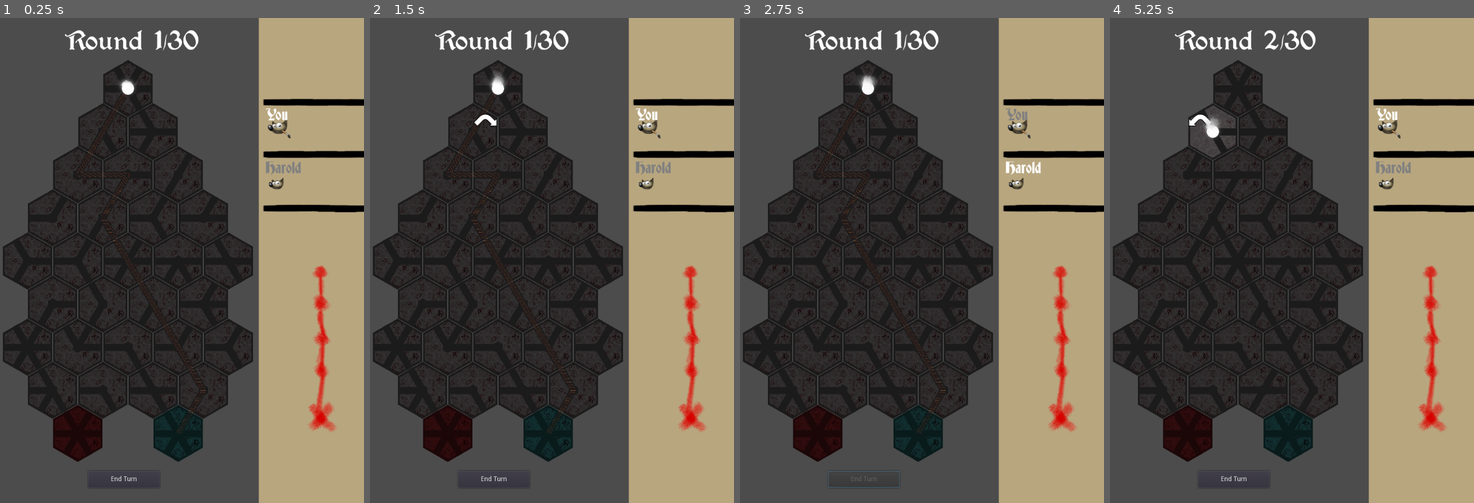
Above: before the commit, frames 1-4 (left to right).
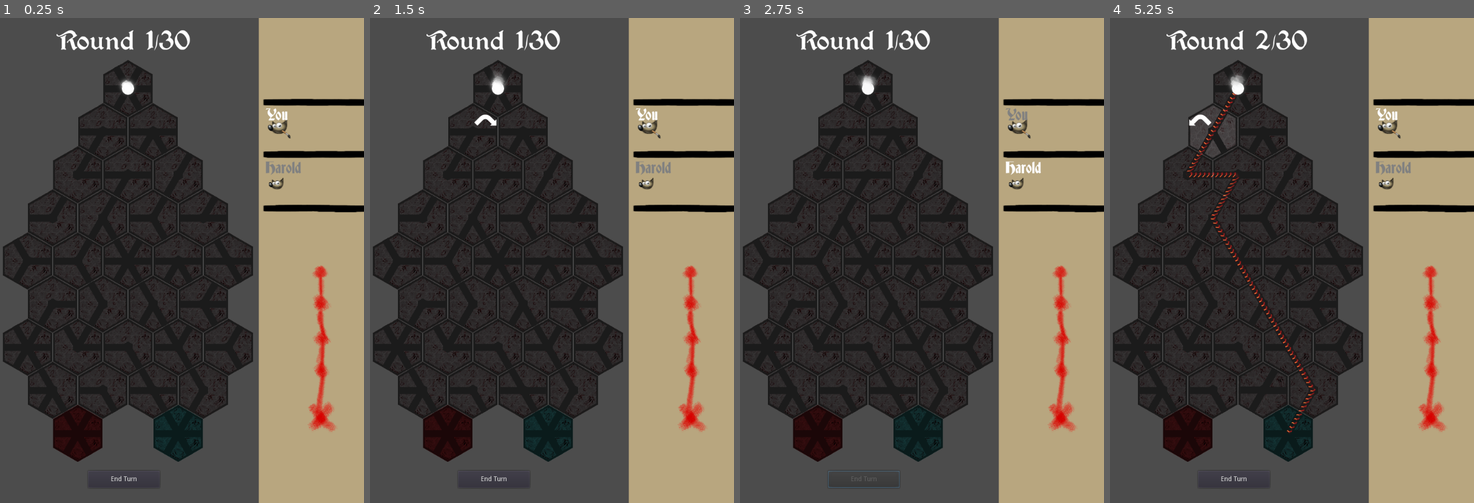
Above: after the commit, the same moments.

Repository: ollie-d/soul_weaver_LD53
Game: Godot game, scene res://Scenes/Levels/BaseLevel.tscn
The game is run twice, just before and just after one commit, with the same random seed, the same clock (stepped at 60 frames per second) and the same inputs.
Inputs (mouse positions are in pixels of both pictures, inside the frame that each line leads up to):
- Up to frame 1 (0.25 s): no input
- Up to frame 2 (1.5 s): click (461, 129) at 0.52 s; click (486, 129) at 1.27 s
- Up to frame 3 (2.75 s): click "End Turn" at 2 s
- Up to frame 4 (5.25 s): tap Enter at 2.75 s; click (1201, 129) at 5.02 s

The runs differ from the first frame. In frame 1, 1.1% of the frame differs, in the area x 15-57%, y 2-86%; in frame 2, 1.1%; in frame 3, 1.1%; in frame 4, 1.9%.

Commit message:
Web export works
Only thing I had to get rid of was the shader on my texture button arrows. Not sure why they don't work, but easy fix.

Diff:
--- a/Godot/Scenes/Levels/BaseLevel.tscn
+++ b/Godot/Scenes/Levels/BaseLevel.tscn
@@ -10,7 +10,15 @@
 [ext_resource path="res://Assets/Fonts/Deutsch.ttf" type="DynamicFontData" id=8]
 [ext_resource path="res://Assets/Fonts/RobotoSlab-VariableFont_wght.ttf" type="DynamicFontData" id=9]
 [ext_resource path="res://Scenes/Levels/Level01.gd" type="Script" id=10]
-[ext_resource path="res://Assets/Sprites/line_tex.png" type="Texture" id=11]
+[ext_resource path="res://Assets/Sprites/line_animation/line_004.png" type="Texture" id=11]
+[ext_resource path="res://Assets/Sprites/line_animation/line_005.png" type="Texture" id=13]
+[ext_resource path="res://Assets/Sprites/line_animation/line_007.png" type="Texture" id=15]
+[ext_resource path="res://Assets/Sprites/line_animation/line_006.png" type="Texture" id=16]
+[ext_resource path="res://Assets/Sprites/line_animation/line_008.png" type="Texture" id=17]
+[ext_resource path="res://Assets/Sprites/line_animation/line_001.png" type="Texture" id=21]
+[ext_resource path="res://Assets/Sprites/line_animation/line_000.png" type="Texture" id=22]
+[ext_resource path="res://Assets/Sprites/line_animation/line_002.png" type="Texture" id=23]
+[ext_resource path="res://Assets/Sprites/line_animation/line_003.png" type="Texture" id=24]
 
 [sub_resource type="DynamicFont" id=1]
 size = 64
@@ -27,6 +35,38 @@
 [sub_resource type="CanvasItemMaterial" id=4]
 blend_mode = 1
 
+[sub_resource type="AnimatedTexture" id=5]
+flags = 6
+frames = 14
+fps = 15.0
+frame_0/texture = ExtResource( 22 )
+frame_1/texture = ExtResource( 21 )
+frame_1/delay_sec = 0.0
+frame_2/texture = ExtResource( 23 )
+frame_2/delay_sec = 0.0
+frame_3/texture = ExtResource( 24 )
+frame_3/delay_sec = 0.0
+frame_4/texture = ExtResource( 11 )
+frame_4/delay_sec = 0.0
+frame_5/texture = ExtResource( 13 )
+frame_5/delay_sec = 0.0
+frame_6/texture = ExtResource( 16 )
+frame_6/delay_sec = 0.0
+frame_7/texture = ExtResource( 15 )
+frame_7/delay_sec = 0.0
+frame_8/texture = ExtResource( 17 )
+frame_8/delay_sec = 0.0
+frame_9/texture = ExtResource( 15 )
+frame_9/delay_sec = 0.0
+frame_10/texture = ExtResource( 16 )
+frame_10/delay_sec = 0.0
+frame_11/texture = ExtResource( 13 )
+frame_11/delay_sec = 0.0
+frame_12/texture = ExtResource( 24 )
+frame_12/delay_sec = 0.0
+frame_13/texture = ExtResource( 23 )
+frame_13/delay_sec = 0.0
+
 [node name="Level" type="Node2D"]
 script = ExtResource( 10 )
 
@@ -40,8 +80,8 @@
 
 [node name="R1_00" parent="Board" instance=ExtResource( 2 )]
 position = Vector2( 460, 208 )
-path_90 = false
-path_270 = false
+path_30 = false
+path_150 = false
 path_330 = false
 tile_type = "Neutral"
 layer = 1
@@ -50,7 +90,7 @@
 [node name="R1_01" parent="Board" instance=ExtResource( 2 )]
 position = Vector2( 566, 208 )
 path_30 = false
-path_150 = false
+path_330 = false
 tile_type = "Neutral"
 layer = 1
 can_rotate = true
@@ -315,12 +355,12 @@
 [node name="Label" type="Label" parent="."]
 anchor_left = 0.5
 anchor_right = 0.5
-margin_left = 137.0
+margin_left = 119.0
 margin_top = 10.0
-margin_right = 361.0
+margin_right = 422.0
 margin_bottom = 82.0
 custom_fonts/font = SubResource( 1 )
-text = "Round 0"
+text = "Round 0/30"
 
 [node name="Turn" type="Sprite" parent="."]
 position = Vector2( 669, 512 )
@@ -370,12 +410,11 @@
 one_shot = true
 
 [node name="Line2D" type="Line2D" parent="."]
-modulate = Color( 1, 1, 1, 0.403922 )
 material = SubResource( 4 )
 position = Vector2( 104, 50 )
 points = PoolVector2Array( 5, 11, -22, 32, -24, 51 )
 default_color = Color( 1, 1, 1, 1 )
-texture = ExtResource( 11 )
+texture = SubResource( 5 )
 texture_mode = 1
 
 [node name="TurnTimer" type="Timer" parent="."]
--- a/Godot/Scenes/Levels/Test.tscn
+++ b/Godot/Scenes/Levels/Test.tscn
@@ -1,31 +1,16 @@
-[gd_scene load_steps=5 format=2]
+[gd_scene load_steps=4 format=2]
 
-[ext_resource path="res://Scenes/Board.tscn" type="PackedScene" id=1]
-[ext_resource path="res://Scenes/Tile.tscn" type="PackedScene" id=2]
-[ext_resource path="res://Scenes/PathFinder.gd" type="Script" id=3]
-[ext_resource path="res://Scenes/Soul.tscn" type="PackedScene" id=4]
+[ext_resource path="res://Assets/Sprites/arrow_right.png" type="Texture" id=1]
+[ext_resource path="res://Assets/Sprites/arrow_right_pressed.png" type="Texture" id=2]
+[ext_resource path="res://Assets/Sprites/arrow_right_normal.png" type="Texture" id=3]
 
 [node name="Level" type="Node2D"]
 
-[node name="Board" parent="." instance=ExtResource( 1 )]
-script = ExtResource( 3 )
-
-[node name="Start" parent="Board" instance=ExtResource( 2 )]
-position = Vector2( 513, 117 )
-path_90 = false
-path_150 = false
-path_210 = false
-path_270 = false
-path_330 = false
-
-[node name="R1_00" parent="Board" instance=ExtResource( 2 )]
-position = Vector2( 460, 208 )
-path_90 = false
-path_150 = false
-path_210 = false
-path_270 = false
-path_330 = false
-
-[node name="Soul" parent="Board" instance=ExtResource( 4 )]
-position = Vector2( 513, 117 )
-scale = Vector2( 0.4, 0.4 )
+[node name="TextureButton" type="TextureButton" parent="."]
+margin_left = 70.0
+margin_top = 35.0
+margin_right = 147.0
+margin_bottom = 104.0
+texture_normal = ExtResource( 1 )
+texture_pressed = ExtResource( 2 )
+texture_hover = ExtResource( 3 )
--- a/Godot/Scenes/Tile.tscn
+++ b/Godot/Scenes/Tile.tscn
@@ -11,150 +11,6 @@
 
 [sub_resource type="CircleShape2D" id=2]
 radius = 77.2714
-
-[sub_resource type="Shader" id=3]
-code = "shader_type canvas_item;
-
-uniform vec4 color : hint_color = vec4(0.0, 0.0, 0.0, 1.0);
-uniform float width : hint_range(0, 10) = 1.0;
-uniform int pattern : hint_range(0, 2) = 0; // diamond, circle, square
-uniform bool inside = false;
-uniform bool add_margins = true; // only useful when inside is false
-
-void vertex() {
-	if (add_margins) {
-		VERTEX += (UV * 2.0 - 1.0) * width;
-	}
-}
-
-bool hasContraryNeighbour(vec2 uv, vec2 texture_pixel_size, sampler2D texture) {
-	for (float i = -ceil(width); i <= ceil(width); i++) {
-		float x = abs(i) > width ? width * sign(i) : i;
-		float offset;
-
-		if (pattern == 0) {
-			offset = width - abs(x);
-		} else if (pattern == 1) {
-			offset = floor(sqrt(pow(width + 0.5, 2) - x * x));
-		} else if (pattern == 2) {
-			offset = width;
-		}
-
-		for (float j = -ceil(offset); j <= ceil(offset); j++) {
-			float y = abs(j) > offset ? offset * sign(j) : j;
-			vec2 xy = uv + texture_pixel_size * vec2(x, y);
-
-			if ((xy != clamp(xy, vec2(0.0), vec2(1.0)) || texture(texture, xy).a == 0.0) == inside) {
-				return true;
-			}
-		}
-	}
-
-	return false;
-}
-
-void fragment() {
-	vec2 uv = UV;
-
-	if (add_margins) {
-		vec2 texture_pixel_size = vec2(1.0) / (vec2(1.0) / TEXTURE_PIXEL_SIZE + vec2(width * 2.0));
-
-		uv = (uv - texture_pixel_size * width) * TEXTURE_PIXEL_SIZE / texture_pixel_size;
-
-		if (uv != clamp(uv, vec2(0.0), vec2(1.0))) {
-			COLOR.a = 0.0;
-		} else {
-			COLOR = texture(TEXTURE, uv);
-		}
-	} else {
-		COLOR = texture(TEXTURE, uv);
-	}
-
-	if ((COLOR.a > 0.0) == inside && hasContraryNeighbour(uv, TEXTURE_PIXEL_SIZE, TEXTURE)) {
-		COLOR.rgb = inside ? mix(COLOR.rgb, color.rgb, color.a) : color.rgb;
-		COLOR.a += (1.0 - COLOR.a) * color.a;
-	}
-}"
-
-[sub_resource type="ShaderMaterial" id=4]
-shader = SubResource( 3 )
-shader_param/color = Color( 0, 0, 0, 1 )
-shader_param/width = 1.0
-shader_param/pattern = 0
-shader_param/inside = false
-shader_param/add_margins = true
-
-[sub_resource type="Shader" id=5]
-code = "shader_type canvas_item;
-
-uniform vec4 color : hint_color = vec4(0.0, 0.0, 0.0, 1.0);
-uniform float width : hint_range(0, 10) = 1.0;
-uniform int pattern : hint_range(0, 2) = 0; // diamond, circle, square
-uniform bool inside = false;
-uniform bool add_margins = true; // only useful when inside is false
-
-void vertex() {
-	if (add_margins) {
-		VERTEX += (UV * 2.0 - 1.0) * width;
-	}
-}
-
-bool hasContraryNeighbour(vec2 uv, vec2 texture_pixel_size, sampler2D texture) {
-	for (float i = -ceil(width); i <= ceil(width); i++) {
-		float x = abs(i) > width ? width * sign(i) : i;
-		float offset;
-
-		if (pattern == 0) {
-			offset = width - abs(x);
-		} else if (pattern == 1) {
-			offset = floor(sqrt(pow(width + 0.5, 2) - x * x));
-		} else if (pattern == 2) {
-			offset = width;
-		}
-
-		for (float j = -ceil(offset); j <= ceil(offset); j++) {
-			float y = abs(j) > offset ? offset * sign(j) : j;
-			vec2 xy = uv + texture_pixel_size * vec2(x, y);
-
-			if ((xy != clamp(xy, vec2(0.0), vec2(1.0)) || texture(texture, xy).a == 0.0) == inside) {
-				return true;
-			}
-		}
-	}
-
-	return false;
-}
-
-void fragment() {
-	vec2 uv = UV;
-
-	if (add_margins) {
-		vec2 texture_pixel_size = vec2(1.0) / (vec2(1.0) / TEXTURE_PIXEL_SIZE + vec2(width * 2.0));
-
-		uv = (uv - texture_pixel_size * width) * TEXTURE_PIXEL_SIZE / texture_pixel_size;
-
-		if (uv != clamp(uv, vec2(0.0), vec2(1.0))) {
-			COLOR.a = 0.0;
-		} else {
-			COLOR = texture(TEXTURE, uv);
-		}
-	} else {
-		COLOR = texture(TEXTURE, uv);
-	}
-
-	if ((COLOR.a > 0.0) == inside && hasContraryNeighbour(uv, TEXTURE_PIXEL_SIZE, TEXTURE)) {
-		COLOR.rgb = inside ? mix(COLOR.rgb, color.rgb, color.a) : color.rgb;
-		COLOR.a += (1.0 - COLOR.a) * color.a;
-	}
-}"
-
-[sub_resource type="ShaderMaterial" id=6]
-shader = SubResource( 5 )
-shader_param/color = Color( 0, 0, 0, 1 )
-shader_param/width = 1.0
-shader_param/pattern = 0
-shader_param/inside = false
-shader_param/add_margins = true
 
 [node name="Tile" type="Node2D"]
 script = ExtResource( 2 )
@@ -200,7 +56,6 @@
 shape = SubResource( 2 )
 
 [node name="Arrow_Left" type="TextureButton" parent="."]
-material = SubResource( 4 )
 margin_left = -50.0
 margin_top = -36.0
 margin_right = -3.0
@@ -210,7 +65,6 @@
 texture_hover = ExtResource( 4 )
 
 [node name="Arrow_Right" type="TextureButton" parent="."]
-material = SubResource( 6 )
 margin_left = 3.0
 margin_top = -36.0
 margin_right = 50.0
@@ -218,6 +72,8 @@
 disabled = true
 texture_pressed = ExtResource( 9 )
 texture_hover = ExtResource( 5 )
+
+[node name="Sprite" type="Sprite" parent="."]
 
 [connection signal="turn_on" from="Hex/Path_30" to="." method="turn_on"]
 [connection signal="turn_on" from="Hex/Path_90" to="." method="turn_on"]
Binary file added: Godot/Assets/Sprites/line_animation/line_000.png
Not shown, added: Godot/Assets/Sprites/line_animation/line_000.png.import
Binary file added: Godot/Assets/Sprites/line_animation/line_001.png
Not shown, added: Godot/Assets/Sprites/line_animation/line_001.png.import
Binary file added: Godot/Assets/Sprites/line_animation/line_002.png
Not shown, added: Godot/Assets/Sprites/line_animation/line_002.png.import
Binary file added: Godot/Assets/Sprites/line_animation/line_003.png
Not shown, added: Godot/Assets/Sprites/line_animation/line_003.png.import
Binary file added: Godot/Assets/Sprites/line_animation/line_004.png
Not shown, added: Godot/Assets/Sprites/line_animation/line_004.png.import
Binary file added: Godot/Assets/Sprites/line_animation/line_005.png
Not shown, added: Godot/Assets/Sprites/line_animation/line_005.png.import
(and 45 more such lines)
